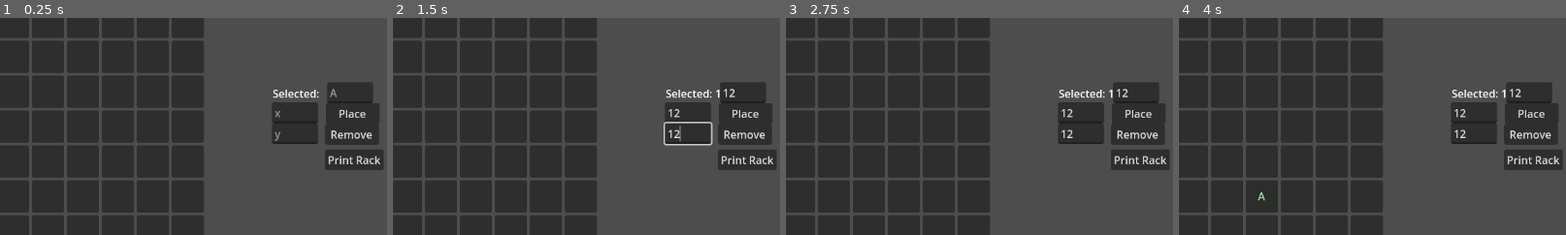
Above: before the commit, frames 1-4 (left to right).
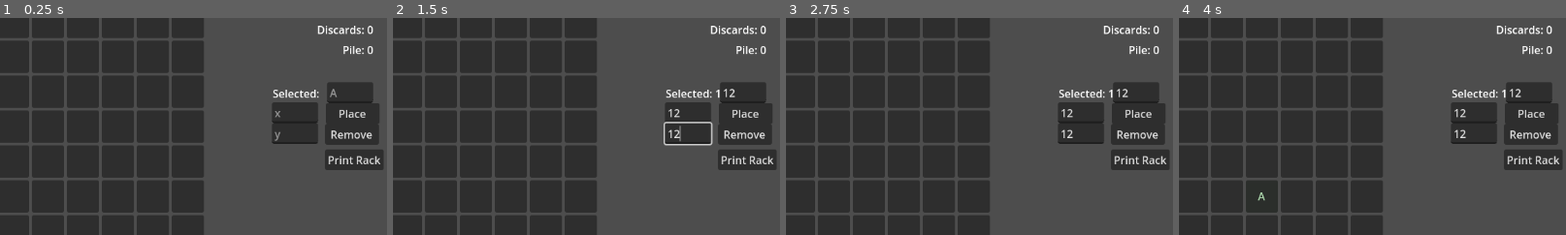
Above: after the commit, the same moments.

Repository: rcmilan/godot-scrabblerabble
Game: Godot game, scene res://scenes/debug/Debug.tscn
Two runs of this game, one before a commit and one after it. Both use one fixed random seed, a clock stepped at 60 frames per second and the inputs below.
Inputs (mouse positions are % of the whole screen's width and height, from its top left):
- Up to frame 1 (0.25 s): no input
- Up to frame 2 (1.5 s): click (7, 9) at 0.52 s; type "12" at 0.6 s; click (95, 38) at 0.75 s; type "12" at 0.83 s; click (88, 42) at 0.98 s; type "12" at 1.07 s; click (88, 47) at 1.27 s; type "12" at 1.35 s
- Up to frame 3 (2.75 s): click "Discard" at 2 s
- Up to frame 4 (4 s): click "Check" at 2.75 s; click "Place A" at 3.5 s
The pictures show only the part of the screen within x 50-100%, y 21-71%; the shares and areas given below are measured in that part.

The runs differ from the first frame. In frame 1, 0.5% of the frame differs, in the area x 81-97%, y 3-17%; in frame 2, 0.5%; in frame 3, 0.5%; in frame 4, 0.5%.

Commit message:
Commiting small UI Changes to support discard counting

Diff:
--- a/autoload/event_bus.gd
+++ b/autoload/event_bus.gd
@@ -11,3 +11,5 @@
 signal hand_tile_selected(tile_node)
 signal hand_tile_right_clicked(tile_node)
 signal tiles_committed(tile_count)
+signal discard_count_changed(total_discards)
+signal discard_pile_changed(pile_size)
--- a/scenes/ui/HUD.tscn
+++ b/scenes/ui/HUD.tscn
@@ -53,6 +53,30 @@
 text = "Rack: 50"
 horizontal_alignment = 2
 
+[node name="DiscardLabel" type="Label" parent="."]
+anchors_preset = 1
+anchor_left = 1.0
+anchor_right = 1.0
+offset_left = -120.0
+offset_top = 140.0
+offset_right = -20.0
+offset_bottom = 163.0
+grow_horizontal = 0
+text = "Discards: 0"
+horizontal_alignment = 2
+
+[node name="DiscardPileLabel" type="Label" parent="."]
+anchors_preset = 1
+anchor_left = 1.0
+anchor_right = 1.0
+offset_left = -120.0
+offset_top = 170.0
+offset_right = -20.0
+offset_bottom = 193.0
+grow_horizontal = 0
+text = "Pile: 0"
+horizontal_alignment = 2
+
 [node name="GameOverLabel" type="Label" parent="."]
 anchors_preset = 8
 anchor_left = 0.5
--- a/scenes/ui/hud.gd
+++ b/scenes/ui/hud.gd
@@ -7,16 +7,22 @@
 @onready var score_label: Label = $ScoreLabel
 @onready var target_label: Label = $TargetLabel
 @onready var rack_label: Label = $RackLabel
+@onready var discard_label: Label = $DiscardLabel
+@onready var discard_pile_label: Label = $DiscardPileLabel
 @onready var game_over_label: Label = $GameOverLabel
 
 func _ready():
 	EventBus.connect("score_updated", Callable(self, "_on_score_updated"))
+	EventBus.connect("discard_count_changed", Callable(self, "_on_discard_count_changed"))
+	EventBus.connect("discard_pile_changed", Callable(self, "_on_discard_pile_changed"))
 
 	# Connect to TileBag for rack count updates
 	if TileBag:
 		TileBag.connect("rack_count_changed", Callable(self, "_on_rack_count_changed"))
 		# Set initial rack count
 		_on_rack_count_changed(TileBag.get_remaining_tile_count())
+		# Set initial discard pile count
+		_on_discard_pile_changed(TileBag.get_discarded_tile_count())
 
 	game_over_label.hide()
 
@@ -50,6 +56,12 @@
 func _on_rack_count_changed(count: int):
 	rack_label.text = "Rack: %d" % count
 
+func _on_discard_count_changed(total_discards: int):
+	discard_label.text = "Discards: %d" % total_discards
+
+func _on_discard_pile_changed(pile_size: int):
+	discard_pile_label.text = "Pile: %d" % pile_size
+
 func _on_game_won():
 	game_over_label.show()
 	game_over_label.text = "You Win!\nTarget Reached!"
--- a/scripts/debug/word_test.gd
+++ b/scripts/debug/word_test.gd
@@ -388,7 +388,7 @@
 		var discarded = hand_node.discard_tiles(tiles_to_discard)
 		if discarded > 0:
 			discard_count += discarded
-			print("[word_test] Total discards: ", discard_count)
+			print("[word_test] Discard button handled by hand.gd")
 			selected_hand_tile = null
 		else:
 			print("[word_test] Failed to discard tile")
--- a/scripts/hand/hand.gd
+++ b/scripts/hand/hand.gd
@@ -7,6 +7,7 @@
 
 const HAND_SIZE: int = 10
 var TileScene = preload("res://scenes/tile/Tile.tscn")
+var _discard_count: int = 0  # Total discards this session
 
 var _tiles_nodes: Array = [] # nodes (Tile instances)
 var _tile_models: Array = [] # TileModel objects backing the hand
@@ -132,6 +133,12 @@
 		TileBag.discard_tiles(discarded_models)
 		print("[hand] Discarded ", discarded_count, " tile(s)")
 
+		# Update discard count and emit signals
+		_discard_count += discarded_count
+		EventBus.emit_signal("discard_count_changed", _discard_count)
+		EventBus.emit_signal("discard_pile_changed", TileBag.get_discarded_tile_count())
+		print("[hand] Total discards: ", _discard_count)
+
 	# Draw replacement tiles
 	if discarded_count > 0 and TileBag and TileBag.has_method("draw_tiles"):
 		var drawn_tiles = TileBag.draw_tiles(discarded_count)
